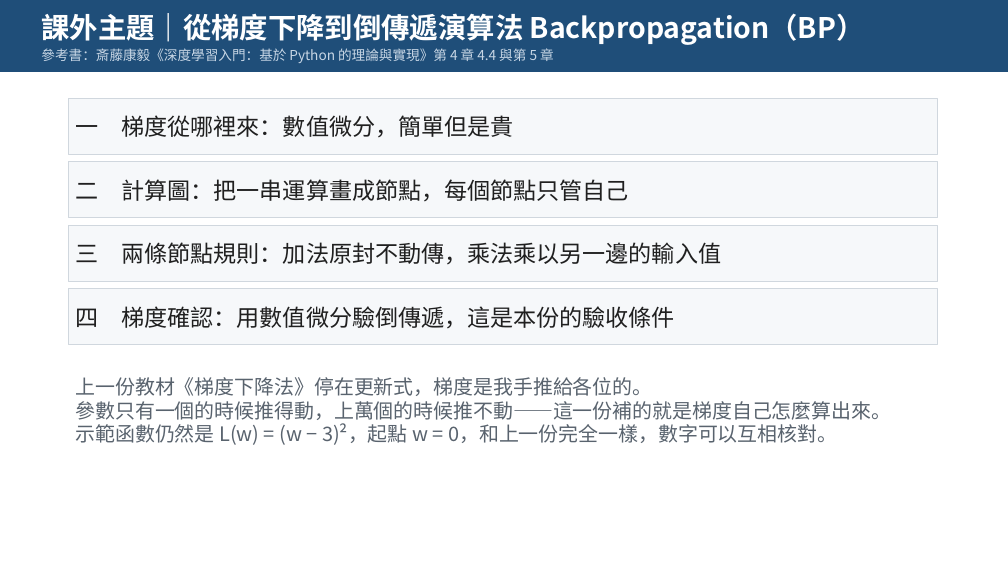
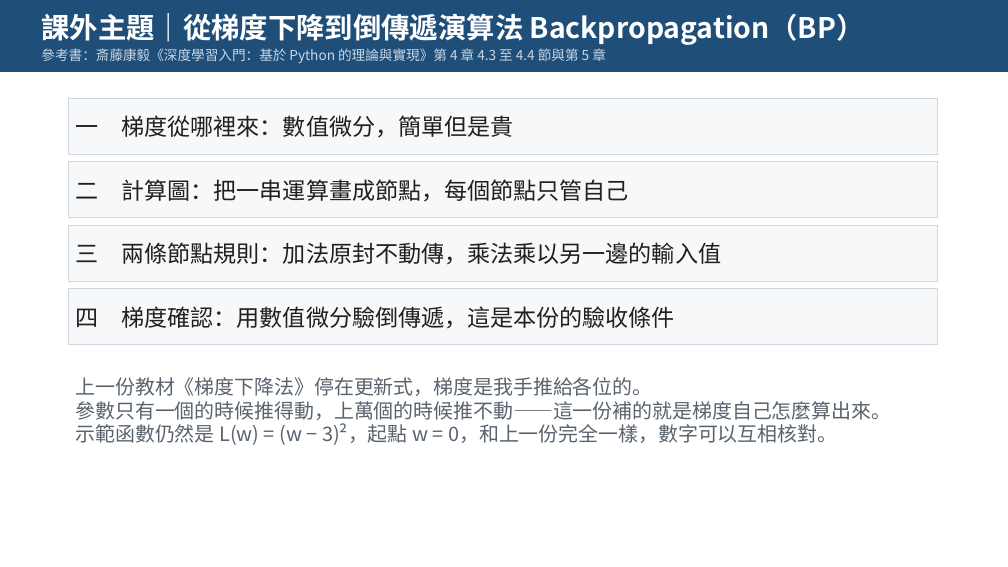
Before and after one commit to pychang-ai/115-1_DLMA, a slide deck: slide 1 of topics/backprop/課外主題_倒傳遞演算法.pptx. Drawn at 1008x567 pixels with LibreOffice and Linux fonts; fonts in the diff are those of the drawing. Boxes give left, top, right and bottom in pixels: in the first picture for what was removed or moved away, otherwise in the second. Text is boxed around its words. In the diff, an @@ line names an element or a change of style, - is before the commit and + after.

```diff
--- a/topics/backprop/課外主題_倒傳遞演算法.pptx
+++ b/topics/backprop/課外主題_倒傳遞演算法.pptx
@@ text at <box>41,48,606,63</box>: text changed @@
-參考書：斎藤康毅《深度學習入門：基於 Python 的理論與實現》第 4 章 4.4 與第 5 章
+參考書：斎藤康毅《深度學習入門：基於 Python 的理論與實現》第 4 章 4.3 至 4.4 節與第 5 章
```
Also in this commit, not shown: 3 other slides changed, 1 other file.
